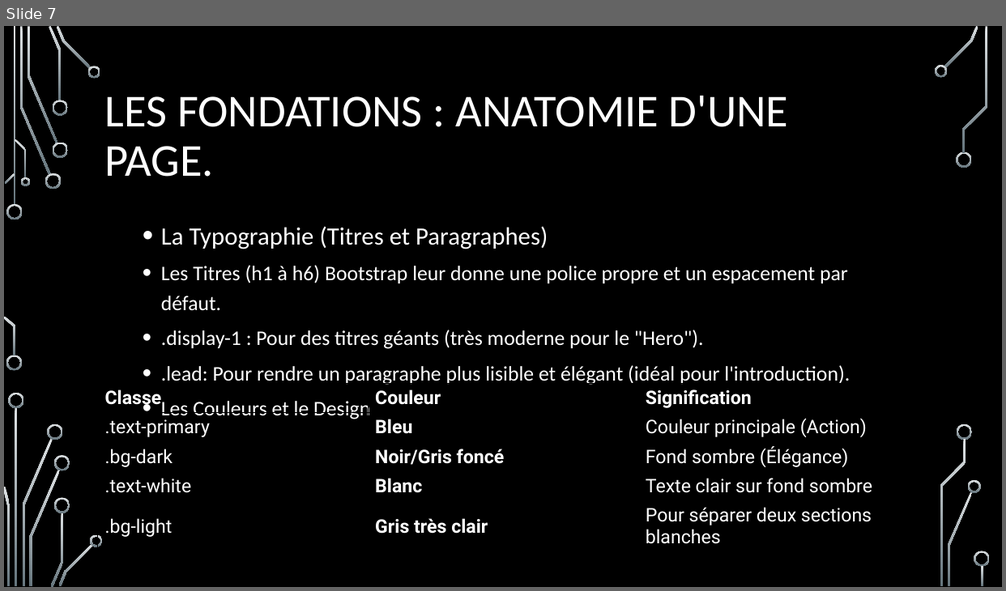
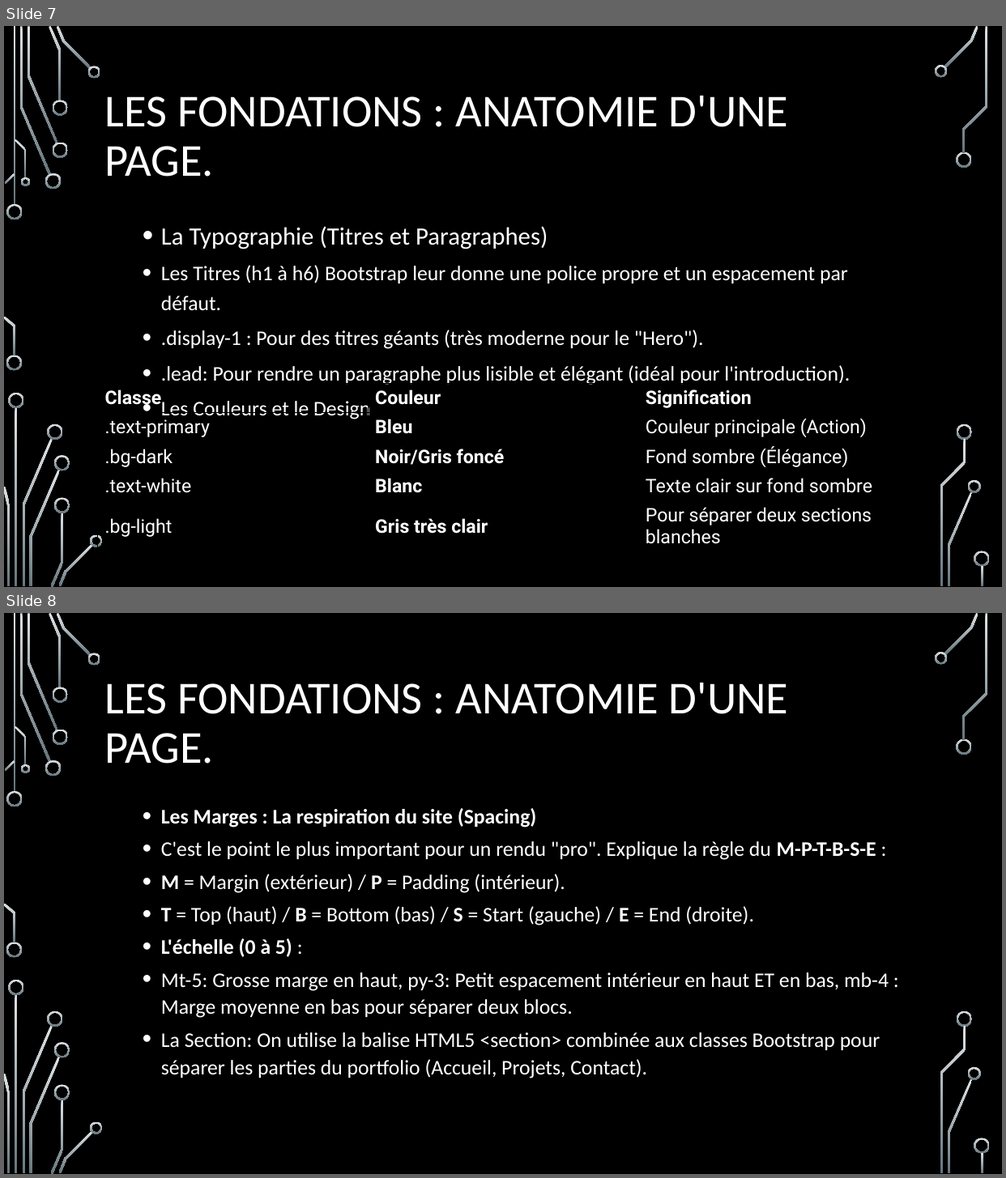
Before and after one commit to Reddy-Nzoloko/forumGaciApprendreBoostrap, a slide deck: GACI FORUM SUR L’APPRENTISSAGE DU frame work boostrap.pptx. Shown one above the other, each under a label of ours: slide 7 before the commit, slides 7 and 8 after it. The pictures are 1006x591 and 1006x1178 pixels, drawn with LibreOffice and Linux fonts; fonts in the diff are those of the drawing; background and template pictures are left out. Boxes give left, top, right and bottom in pixels: in the first picture for what was removed or moved away, otherwise in the second. Text is boxed around its words. In the diff, an @@ line names an element or a change of style, - is before the commit and + after.

Commit message:
Petite

```diff
--- a/GACI FORUM SUR L’APPRENTISSAGE DU frame work boostrap.pptx
+++ b/GACI FORUM SUR L’APPRENTISSAGE DU frame work boostrap.pptx
@@ slide 8 added at (x1=4, y1=613, x2=1002, y2=1174), background picture (left out); not listed: 36 template elements that a slide beside it also shows @@
@@ title added at (x1=105, y1=683, x2=788, y2=764), 44 pt, text #FFFFFF @@
+LES FONDATIONS : ANATOMIE D'UNE PAGE.
@@ text added at (x1=161, y1=808, x2=889, y2=1079), 20 pt, text #FFFFFF @@
+  • Les Marges : La respiration du site (Spacing)
+  • C'est le point le plus important pour un rendu "pro". Explique la règle du M-P-T-B-S-E :
+  • M = Margin (extérieur) / P = Padding (intérieur).
+  • T = Top (haut) / B = Bottom (bas) / S = Start (gauche) / E = End (droite).
+  • L'échelle (0 à 5) :
+  • Mt-5: Grosse marge en haut, py-3: Petit espacement intérieur en haut ET en bas, mb-4 : Marge moyenne en bas pour séparer deux blocs.
+  • La Section: On utilise la balise HTML5 <section> combinée aux classes Bootstrap pour séparer les parties du portfolio (Accueil, Projets, Contact).
```
Also in this commit, not shown: 2 other slides added.
